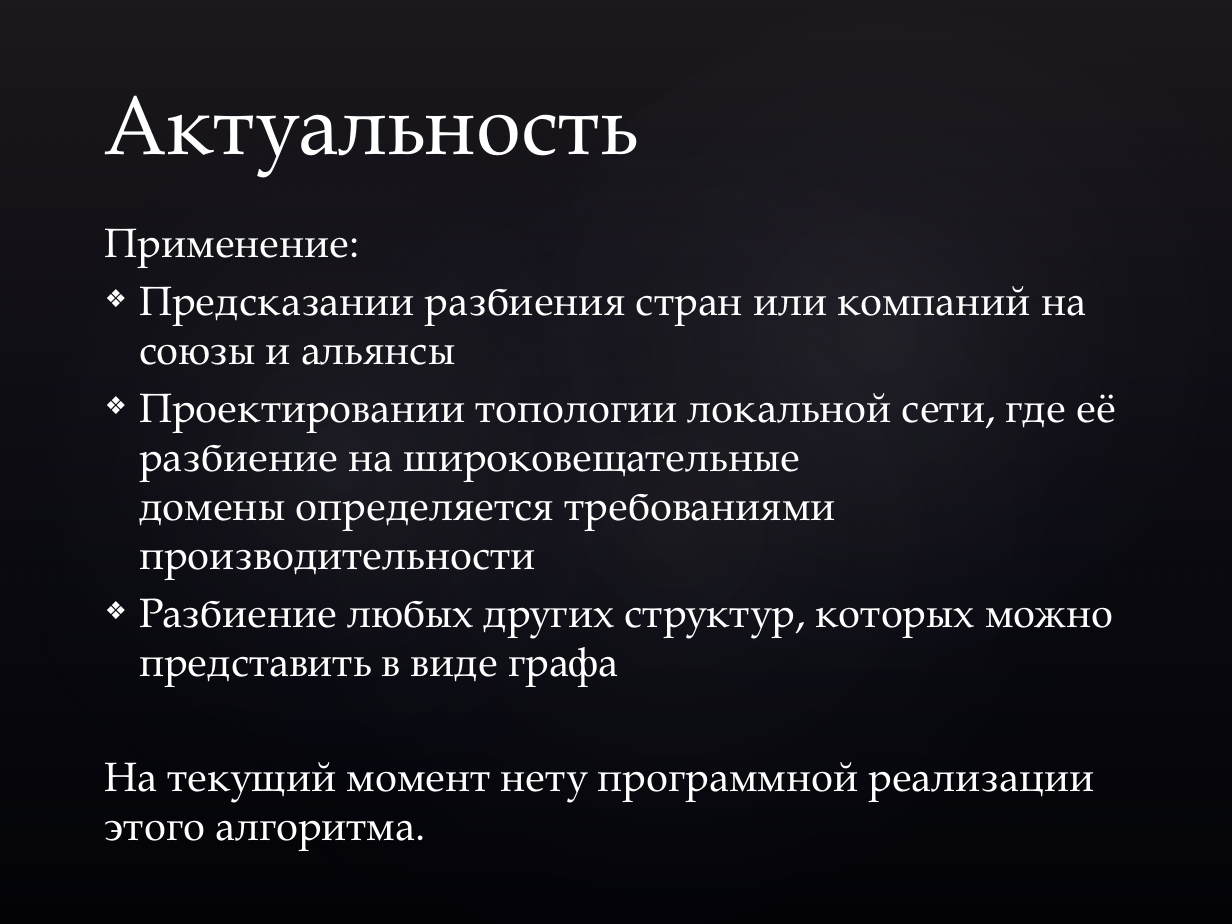
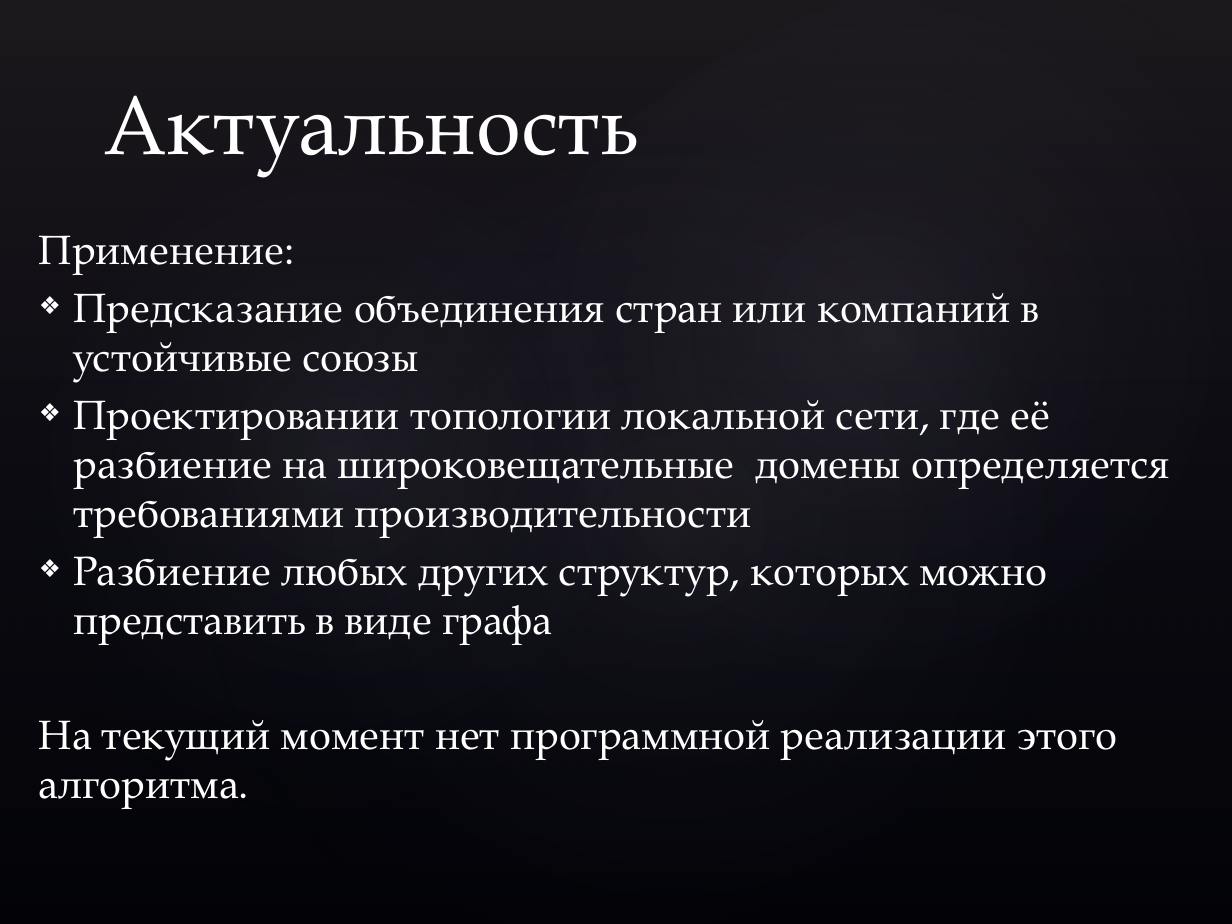
Before and after one commit to ChrisA23C/A-Landscape-Theory-of-Aggregation, a slide deck: slide 4 of Исследование равновесий в модели A Landscape Theory of Aggregation.pptx (slide 3 before the commit). Drawn at 1232x924 pixels with LibreOffice and Linux fonts; fonts in the diff are those of the drawing; background and template pictures are left out. Boxes give left, top, right and bottom in pixels: in the first picture for what was removed or moved away, otherwise in the second. Text is boxed around its words. In the diff, an @@ line names an element or a change of style, - is before the commit and + after.

```diff
--- a/Исследование равновесий в модели A Landscape Theory of Aggregation.pptx
+++ b/Исследование равновесий в модели A Landscape Theory of Aggregation.pptx
@@ text "Применение:": place and size @@
-text "Применение:" at bbox=[105, 228, 1116, 851]
+text "Применение:" at bbox=[39, 235, 1170, 809]
@@ text at bbox=[73, 293, 1040, 382]: text changed @@
-❖ Предсказании разбиения стран или компаний на союзы и альянсы
+❖ Предсказание объединения стран или компаний в устойчивые союзы
@@ text at bbox=[39, 720, 1117, 809]: text changed @@
-На текущий момент нету программной реализации этого алгоритма.
+На текущий момент нет программной реализации этого алгоритма.
```
Also in this commit, not shown: 7 other slides changed, 1 slide added.
